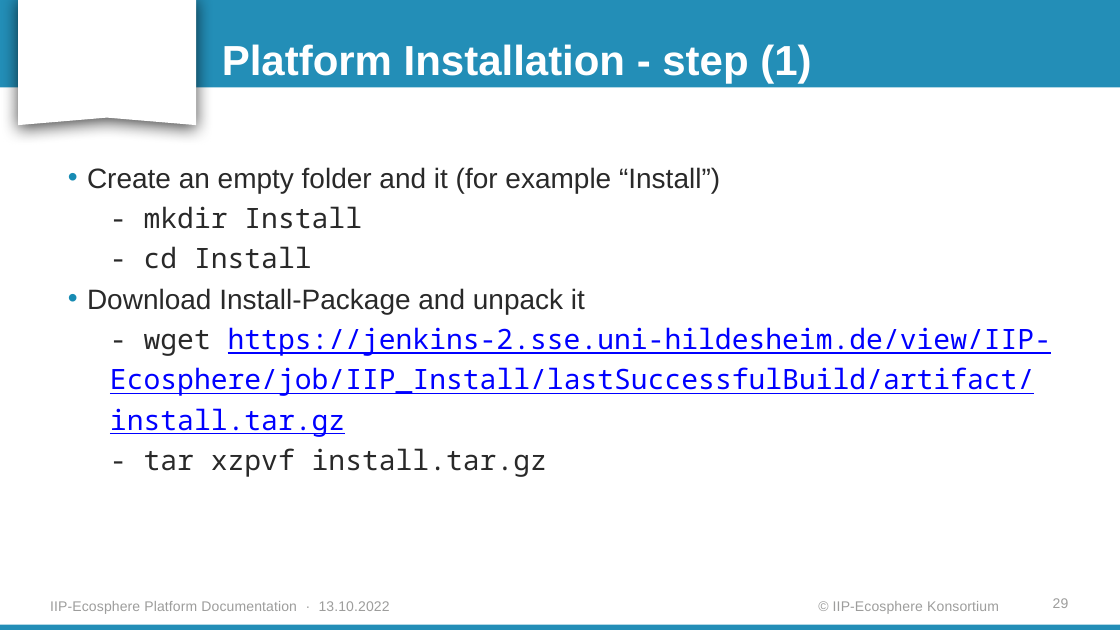
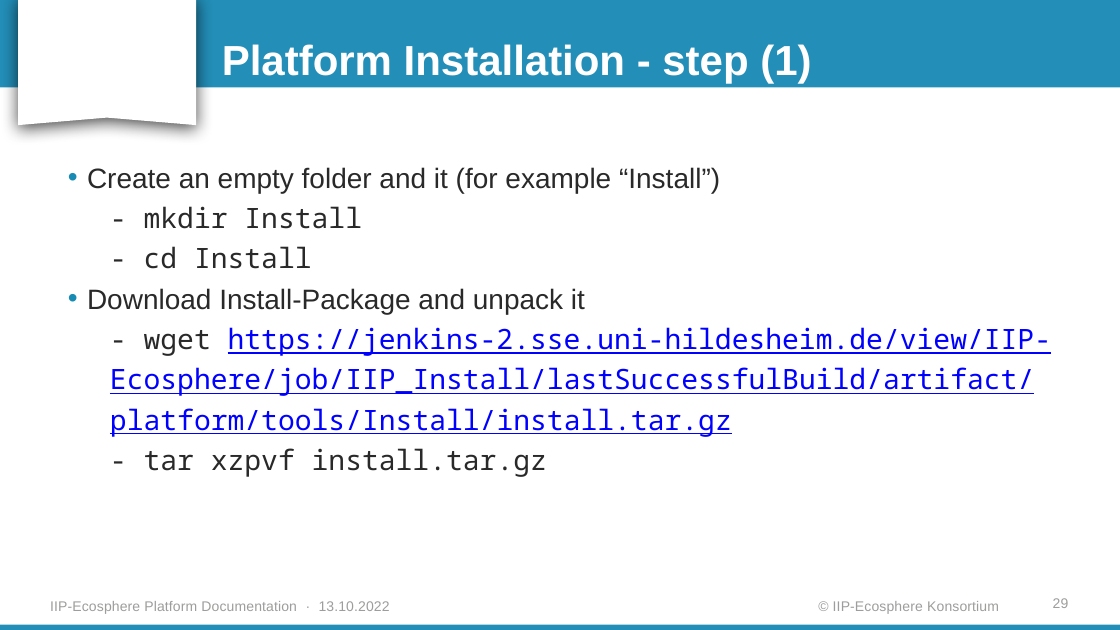
Before and after one commit to iip-ecosphere/platform, a slide deck: slide 29 of platform/documentation/src/Platform_Installation_Guide_for_Linux.pptx. Drawn at 1120x630 pixels with LibreOffice and Linux fonts; fonts in the diff are those of the drawing; background and template pictures are left out. Boxes give left, top, right and bottom in pixels: in the first picture for what was removed or moved away, otherwise in the second. Text is boxed around its words. In the diff, an @@ line names an element or a change of style, - is before the commit and + after.

```diff
--- a/platform/documentation/src/Platform_Installation_Guide_for_Linux.pptx
+++ b/platform/documentation/src/Platform_Installation_Guide_for_Linux.pptx
@@ text at [110,327,1052,437]: text changed @@
-  - wget https://jenkins-2.sse.uni-hildesheim.de/view/IIP-Ecosphere/job/IIP_Install/lastSuccessfulBuild/artifact/install.tar.gz
+  - wget https://jenkins-2.sse.uni-hildesheim.de/view/IIP-Ecosphere/job/IIP_Install/lastSuccessfulBuild/artifact/platform/tools/Install/install.tar.gz
```
Also in this commit, not shown: 1 other file.
